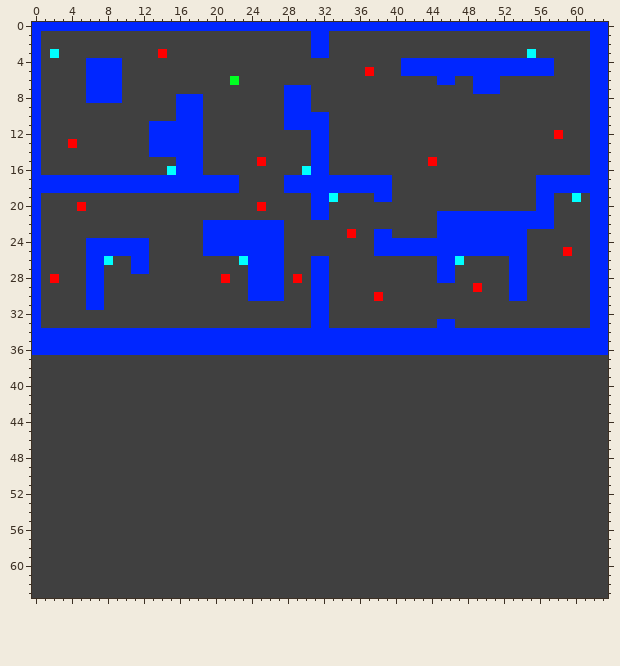
File history of a pixel-art sprite, projekt/main/resources/lvl1.png. Above, as it was before the edit.
The file is 64x64 pixels. Colours within 5 levels of each other are drawn and written as one.
After:
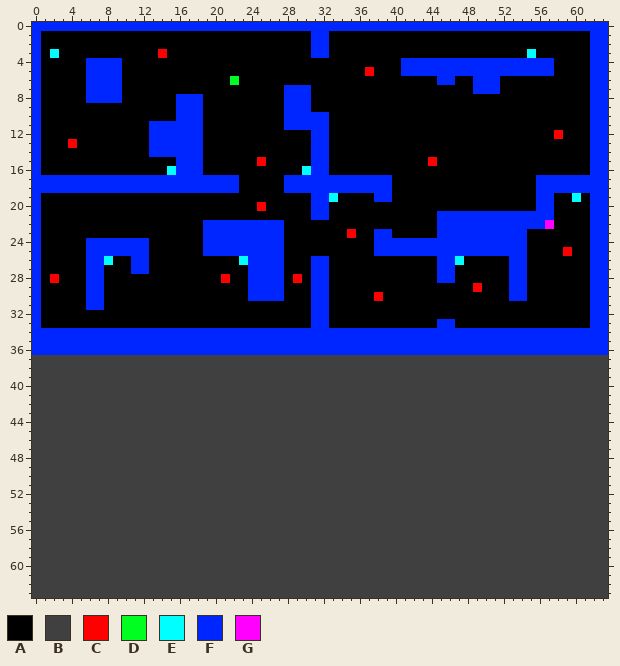
Palette (. is transparent): A #000000  B #404040  C #ff0000  D #00ff21  E #00ffff  F #0026ff  G #ff00ff
Changes in this commit:
Colour B becomes colour A in rows 1 to 2 at x 1 to 30 and 33 to 61; in row 3 at x 1, 3 to 13, 15 to 30, 33 to 54 and 56 to 61; in row 4 at x 1 to 5, 10 to 40 and 58 to 61; in row 5 at x 1 to 5, 10 to 36, 38 to 40 and 58 to 61; in row 6 at x 1 to 5, 10 to 21, 23 to 44, 47 to 48 and 52 to 61; in row 7 at x 1 to 5, 10 to 27, 31 to 48 and 52 to 61.
Colour B becomes colour A in row 8 at x 1 to 5, 10 to 15, 19 to 27 and 31 to 61; in row 9 at x 1 to 15, 19 to 27 and 31 to 61; in row 10 at x 1 to 15, 19 to 27 and 33 to 61; in row 11 at x 1 to 12, 19 to 27 and 33 to 61; in row 12 at x 1 to 12, 19 to 30, 33 to 57 and 59 to 61; in row 13 at x 1 to 3, 5 to 12, 19 to 30 and 33 to 61.
Colour B becomes colour A in row 14 at x 1 to 12, 19 to 30 and 33 to 61; in row 15 at x 1 to 15, 19 to 24, 26 to 30, 33 to 43 and 45 to 61; in row 16 at x 1 to 14, 19 to 29 and 33 to 61; in rows 17 to 18 at x 23 to 27 and 40 to 55; in row 19 at x 1 to 30, 34 to 37, 40 to 55, 58 to 59 and 61; in row 20 at x 1 to 4, 6 to 24, 26 to 30, 33 to 55 and 58 to 61.
Colour B becomes colour A in row 21 at x 1 to 30, 33 to 44 and 58 to 61; in row 22 at x 1 to 18, 28 to 44 and 58 to 61; in row 23 at x 1 to 18, 28 to 34, 36 to 37, 40 to 44 and 55 to 61; in row 24 at x 1 to 5, 13 to 18, 28 to 37 and 55 to 61; in row 25 at x 1 to 5, 13 to 18, 28 to 37, 55 to 58 and 60 to 61; in row 26 at x 1 to 5, 9 to 10, 13 to 22, 28 to 30, 33 to 44, 48 to 52 and 55 to 61.
Colour B becomes colour A in row 27 at x 1 to 5, 8 to 10, 13 to 23, 28 to 30, 33 to 44, 47 to 52 and 55 to 61; in row 28 at x 1, 3 to 5, 8 to 20, 22 to 23, 28, 30, 33 to 44, 47 to 52 and 55 to 61; in row 29 at x 1 to 5, 8 to 23, 28 to 30, 33 to 48, 50 to 52 and 55 to 61; in row 30 at x 1 to 5, 8 to 23, 28 to 30, 33 to 37, 39 to 52 and 55 to 61; in row 31 at x 1 to 5, 8 to 30 and 33 to 61; in row 32 at x 1 to 30 and 33 to 61.
Colour B becomes colour A in row 33 at x 1 to 30, 33 to 44 and 47 to 61.
Colour C becomes colour A in row 20 at x 5.
Colour F becomes colour G in row 22 at x 57.
Changed places in both pictures, as pixel boxes (x1, y1, x2, y2):
changed: (41, 31, 590, 328)
